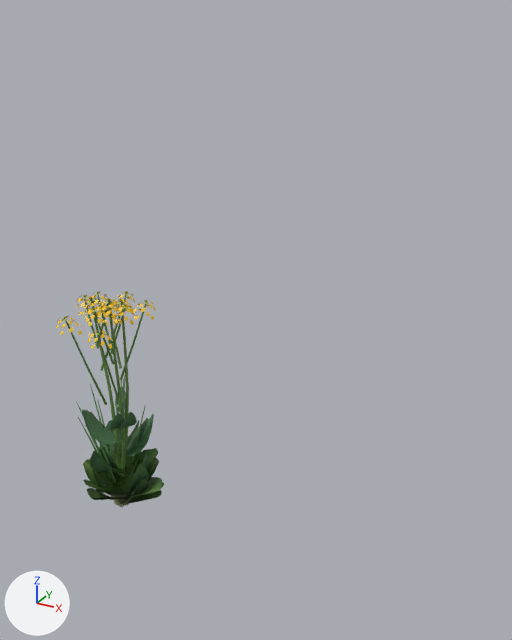
Renders of the glTF model models/p/crops.glb from each side of a commit.
The view is the same before and after, from a 50 mm lens placed at (1.7, -1.9, 1.96), pointed at (0.62, 0.06, 0.98). The axes (+X, +Y, +Z) are drawn at lower left. The lights are the same throughout. The first picture is the older version.

In view in the first picture: 'qingcai_1', 'qingcai_2', 'youcai_0', 'youcai_1', 'youcai_2' and 3 more.
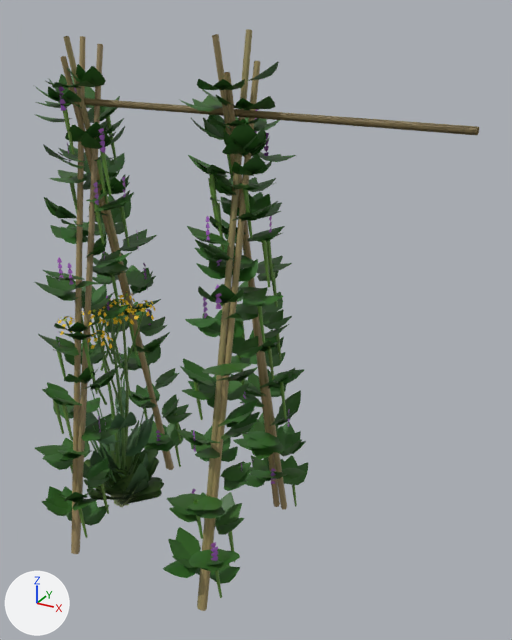
Pixel boxes (x1, y1, x2, y2) of what changed, in the pictures (512 x 640 px):
'doujia_1', added
    after: (35, 36, 479, 611)
'doujia_0', added (green)
    after: (33, 29, 308, 610)

What changed in the scene script:
```text
Add mat_defaultmaterial_009:
    mat_defaultmaterial_009 = bpy.data.materials.new('DefaultMaterial.009')
    mat_defaultmaterial_009.use_nodes = True; mat_defaultmaterial_009.node_tree.nodes.clear()
    _N = mat_defaultmaterial_009.node_tree.nodes; _L = mat_defaultmaterial_009.node_tree.links
    n0 = _N.new('ShaderNodeOutputMaterial'); n0.name = 'Material Output'
    n1 = _N.new('ShaderNodeBsdfPrincipled'); n1.name = 'Principled BSDF'
    n2 = _N.new('ShaderNodeVertexColor'); n2.name = 'Color Attribute'
    _L.new(n1.outputs[0], n0.inputs[0])  # 'BSDF' to 'Surface'
    _L.new(n2.outputs[0], n1.inputs[0])  # 'Color' to 'Base Color'
Add mat_defaultmaterial_008:
    mat_defaultmaterial_008 = bpy.data.materials.new('DefaultMaterial.008')
    mat_defaultmaterial_008.use_nodes = True; mat_defaultmaterial_008.node_tree.nodes.clear()
    _N = mat_defaultmaterial_008.node_tree.nodes; _L = mat_defaultmaterial_008.node_tree.links
    n0 = _N.new('ShaderNodeOutputMaterial'); n0.name = 'Material Output'
    n1 = _N.new('ShaderNodeBsdfPrincipled'); n1.name = 'Principled BSDF'
    n2 = _N.new('ShaderNodeVertexColor'); n2.name = 'Color Attribute'
    _L.new(n1.outputs[0], n0.inputs[0])  # 'BSDF' to 'Surface'
    _L.new(n2.outputs[0], n1.inputs[0])  # 'Color' to 'Base Color'
Add me_doujia_1:
    me_doujia_1.from_pydata(...)  # 4222 vertices, 4670 faces; spans x -0.16..1.3, y -0.41..0.42, z -0.02..1.88
    me_doujia_1.materials.append(mat_defaultmaterial_009)
Add me_doujia_0:
    me_doujia_0.from_pydata(...)  # 3954 vertices, 4390 faces; spans x -0.17..1.3, y -0.39..0.43, z -0.02..1.9
    me_doujia_0.materials.append(mat_defaultmaterial_008)
Add ob_doujia_1:
    ob_doujia_1 = bpy.data.objects.new('doujia_1', me_doujia_1)
    ob_doujia_1.location = (0.0, 0.0, 0.0)
Add ob_doujia_0:
    ob_doujia_0 = bpy.data.objects.new('doujia_0', me_doujia_0)
    ob_doujia_0.location = (0.0, 0.0, 0.0)
```
